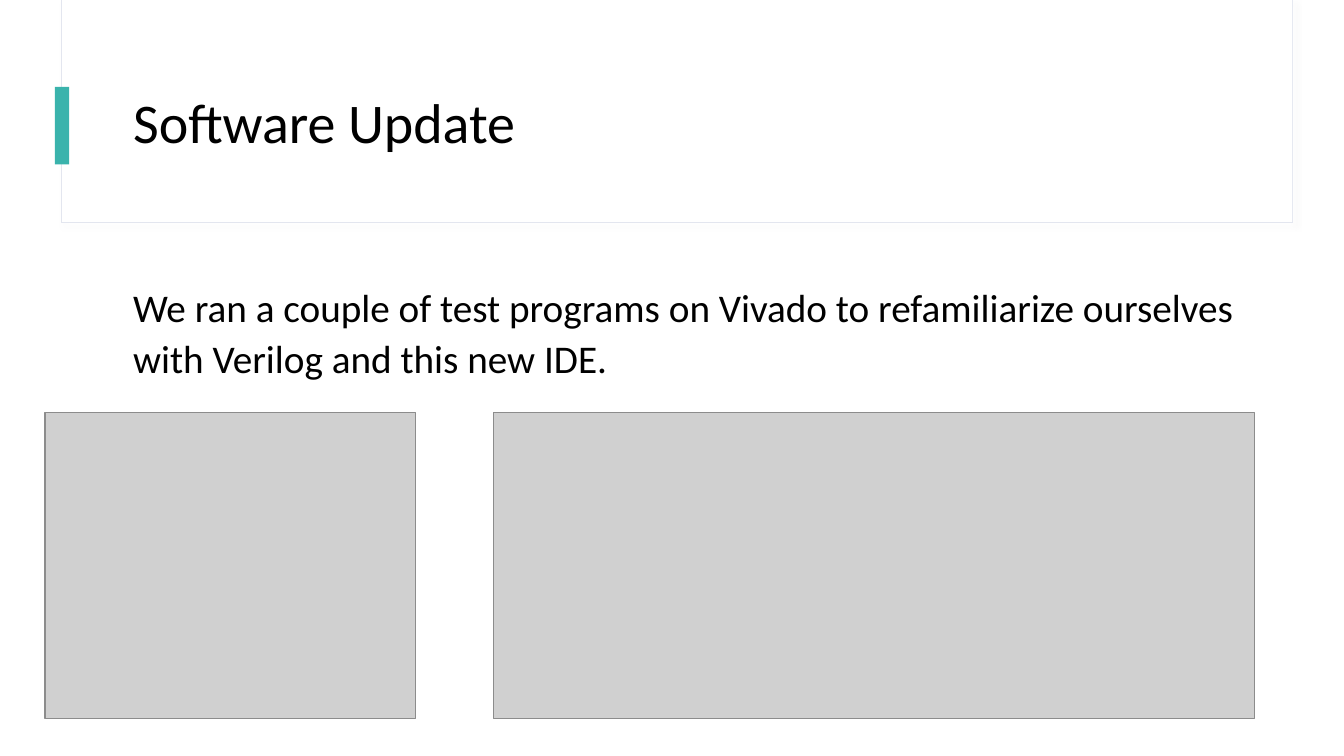
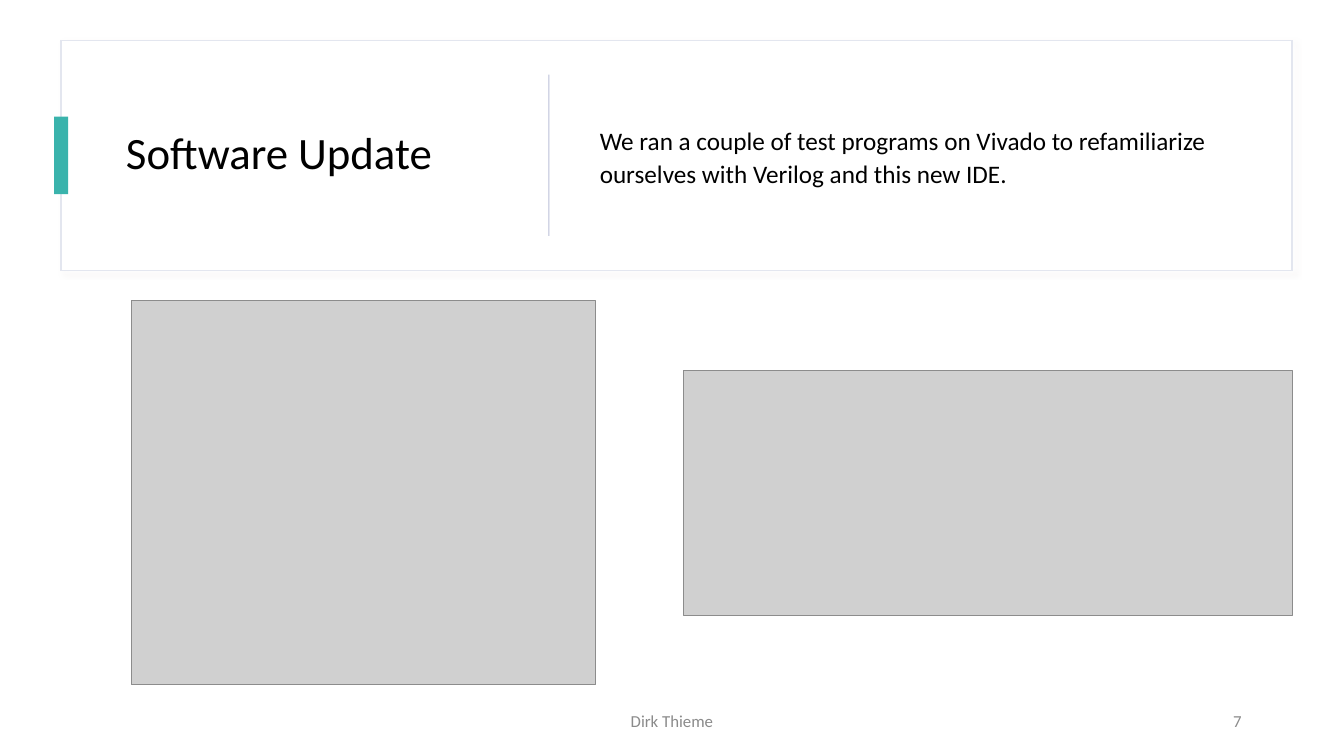
Before and after one commit to dirkt68/pl1-robotics, a slide deck: slide 7 of Presentations/Presentation Jan 26.pptx. Drawn at 1344x756 pixels with LibreOffice and Linux fonts; fonts in the diff are those of the drawing; grey boxes stand for pictures. Boxes give left, top, right and bottom in pixels: in the first picture for what was removed or moved away, otherwise in the second. Text is boxed around its words. In the diff, an @@ line names an element or a change of style, - is before the commit and + after.

Commit message:
Finalized presentation for 1/29 and added some pictures.

```diff
--- a/Presentations/Presentation Jan 26.pptx
+++ b/Presentations/Presentation Jan 26.pptx
@@ rectangle added at [0, 0, 1344, 756], fill #FFFFFF @@
@@ rectangle added at [62, 40, 1293, 270], fill #FFFFFF, outline #E3E6EF 1 pt @@
@@ rectangle removed at [55, 87, 70, 164] @@
@@ title "Software Update": place and size @@
-title "Software Update" at [133, 104, 515, 152]
+title "Software Update" at [126, 138, 432, 177]
@@ title "Software Update" at [126, 138, 432, 177]: size 40 to 32 pt @@
@@ rectangle added at [549, 75, 550, 236], fill #BAC0D8 @@
@@ text "We ran a couple of ...": place and size @@
-text "We ran a couple of ..." at [133, 294, 1233, 380]
+text "We ran a couple of ..." at [600, 132, 1205, 188]
@@ text "We ran a couple of ..." at [600, 132, 1205, 188]: size 28 to 18 pt; vertical alignment top to middle @@
@@ rectangle added at [54, 117, 69, 195], fill #3AB3AC @@
@@ picture: place and size @@
-picture at [45, 412, 416, 719]
+picture at [131, 300, 596, 685]
@@ picture: place and size @@
-picture at [494, 412, 1255, 719]
+picture at [684, 370, 1293, 615]
@@ text added at [631, 715, 713, 727], 12 pt, text #8C8C8C @@
+Dirk Thieme
@@ page number added at [1233, 716, 1241, 727], 12 pt, text #8C8C8C @@
+7
```
Also in this commit, not shown: 12 other slides changed, 1 slide added, 1 slide removed, 4 other files.
